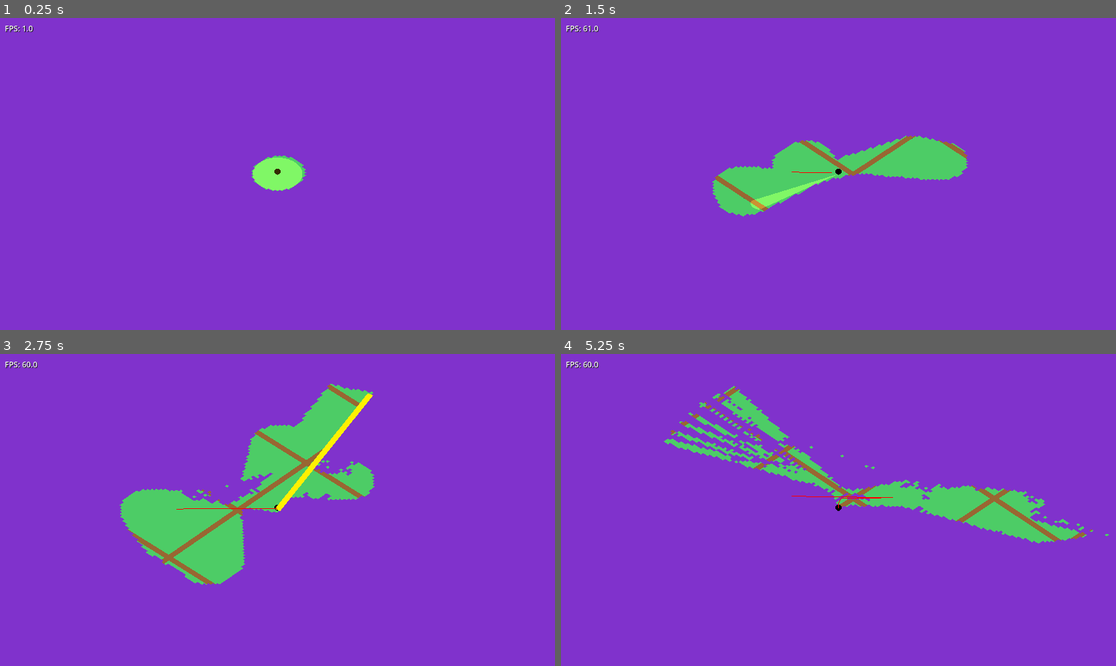
Above: before the commit, frames 1-4 (two rows, left to right).
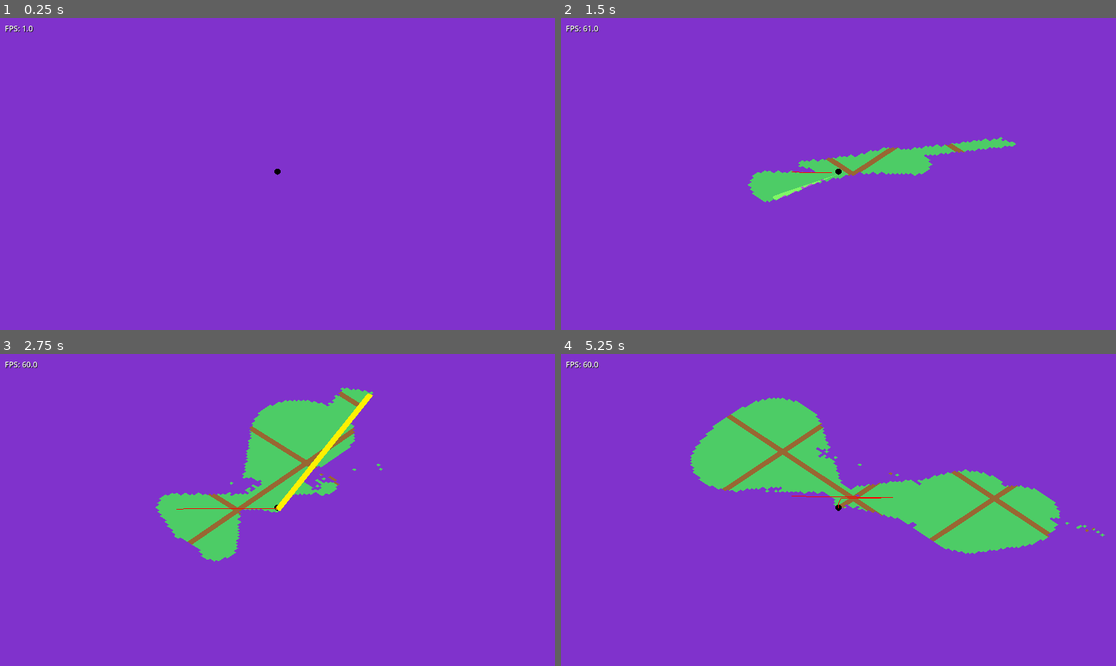
Above: after the commit, the same moments.

Repository: emersonh16/dastardlyfuck
Game: Godot game, scene res://scenes/test/test_miasma.tscn
The game is run twice, just before and just after one commit, with the same random seed, the same clock (stepped at 60 frames per second) and the same inputs.
Inputs (mouse positions are in pixels of both pictures, inside the frame that each line leads up to):
- Up to frame 1 (0.25 s): no input
- Up to frame 2 (1.5 s): tap Enter at 0.5 s; move the mouse to (960, 158) at 0.52 s; hold Right (ui_right) 0.53-1.25 s; tap 6 at 0.6 s; click (960, 158) at 0.67 s; tap 4 at 0.8 s; drag from (727, 189) to (810, 236) at 1.27 s
- Up to frame 3 (2.75 s): move the mouse to (333, 441) at 2.02 s; hold Right (ui_right) from 2.03 s (still down); tap 5 at 2.1 s; click (333, 441) at 2.17 s; tap 6 at 2.3 s
- Up to frame 4 (5.25 s): release Right (ui_right) at 2.75 s; drag from (810, 572) to (672, 463) at 2.77 s; move the mouse to (1005, 556) at 3.52 s; hold Left (ui_left) 3.53-4.25 s; tap 4 at 3.6 s; click (1005, 556) at 3.67 s; tap 5 at 3.8 s; drag from (672, 463) to (755, 432) at 4.27 s; move the mouse to (866, 510) at 5.02 s; hold Down (ui_down) from 5.03 s (still down); tap 1 at 5.1 s; click (866, 510) at 5.17 s

The runs differ from the first frame. In frame 1, 0.8% of the frame differs, in the area x 45-56%, y 44-56%; in frame 2, 3.3%; in frame 3, 5.1%; in frame 4, 8.2%, in the area x 18-99%, y 10-65%.

Commit message:
try again

Diff:
--- a/scripts/beam/beam_input.gd
+++ b/scripts/beam/beam_input.gd
@@ -5,12 +5,13 @@
 
 var beam_manager: Node = null
 
-# Mode order for cycling (OFF → BUBBLE_MIN → BUBBLE_MAX → CONE → LASER)
+# Mode order for cycling (OFF → BUBBLE_MIN → BUBBLE_MAX → CONE_MIN → CONE_MAX → LASER)
 var mode_order = [
 	BeamManager.BeamMode.OFF,
 	BeamManager.BeamMode.BUBBLE_MIN,
 	BeamManager.BeamMode.BUBBLE_MAX,
-	BeamManager.BeamMode.CONE,
+	BeamManager.BeamMode.CONE_MIN,
+	BeamManager.BeamMode.CONE_MAX,
 	BeamManager.BeamMode.LASER
 ]
 
@@ -27,6 +28,7 @@
 		return
 
 	# Mouse wheel - cycle through modes
+	# Note: Mouse wheel events use factor, not pressed
 	if event is InputEventMouseButton:
 		if event.button_index == MOUSE_BUTTON_WHEEL_UP:
 			_cycle_mode(1)  # Forward
@@ -45,8 +47,10 @@
 			KEY_3:
 				beam_manager.set_mode(BeamManager.BeamMode.BUBBLE_MAX)
 			KEY_4:
-				beam_manager.set_mode(BeamManager.BeamMode.CONE)
+				beam_manager.set_mode(BeamManager.BeamMode.CONE_MIN)
 			KEY_5:
+				beam_manager.set_mode(BeamManager.BeamMode.CONE_MAX)
+			KEY_6:
 				beam_manager.set_mode(BeamManager.BeamMode.LASER)
 
 func _cycle_mode(direction: int):
--- a/scripts/beam/simple_beam.gd
+++ b/scripts/beam/simple_beam.gd
@@ -51,7 +51,7 @@
 		BeamManager.BeamMode.BUBBLE_MIN, BeamManager.BeamMode.BUBBLE_MAX:
 			# Continuously clear around player (bubble modes)
 			_clear_bubble(derelict_pos_ground)
-		BeamManager.BeamMode.CONE:
+		BeamManager.BeamMode.CONE_MIN, BeamManager.BeamMode.CONE_MAX:
 			# Continuously clear cone from player toward mouse
 			var mouse_pos = _get_mouse_world_position()
 			if mouse_pos != Vector3.ZERO:
@@ -65,14 +65,18 @@
 		BeamManager.BeamMode.LASER:
 			# Continuously clear laser from player toward mouse
 			var mouse_pos = _get_mouse_world_position()
+			var direction: Vector3
 			if mouse_pos != Vector3.ZERO:
-				var direction = (mouse_pos - derelict_pos_ground)
+				direction = (mouse_pos - derelict_pos_ground)
 				# If direction is too small, use a default direction (forward)
 				if direction.length() < 0.1:
 					direction = Vector3(1, 0, 0)  # Default forward direction
 				else:
 					direction = direction.normalized()
-				_clear_laser(derelict_pos_ground, direction)
+			else:
+				# Mouse position unavailable, use default forward direction
+				direction = Vector3(1, 0, 0)
+			_clear_laser(derelict_pos_ground, direction)
 		BeamManager.BeamMode.OFF:
 			# No clearing
 			pass
--- a/scripts/managers/beam_manager.gd
+++ b/scripts/managers/beam_manager.gd
@@ -8,19 +8,22 @@
 	OFF,
 	BUBBLE_MIN,
 	BUBBLE_MAX,
-	CONE,
+	CONE_MIN,
+	CONE_MAX,
 	LASER
 }
 
 # Current state
-var current_mode: BeamMode = BeamMode.BUBBLE_MIN
+var current_mode: BeamMode = BeamMode.OFF  # Start at OFF (first in scroll order)
 var beam_level: int = 1
 
 # Beam parameters (from JS design)
 const BUBBLE_MIN_RADIUS = 16.0  # World units (halved from original 48.0)
 const BUBBLE_MAX_RADIUS = 32.0  # World units (halved from original 96.0)
-const CONE_LENGTH = 64.0
-const CONE_ANGLE_DEG = 32.0
+const CONE_MIN_LENGTH = 48.0
+const CONE_MIN_ANGLE_DEG = 24.0
+const CONE_MAX_LENGTH = 80.0
+const CONE_MAX_ANGLE_DEG = 40.0
 const LASER_LENGTH = 128.0
 const LASER_THICKNESS = 4.0
 
@@ -118,13 +121,20 @@
 		radius = 2.0
 
 	# Always clear at least at origin
-	for i in range(num_stamps):
-		var t = float(i) / float(num_stamps - 1) if num_stamps > 1 else 0.0
-		var distance = t * length
-		var stamp_pos = origin + dir * distance
+	# Fix: Ensure we always clear, even if num_stamps is 1
+	if num_stamps == 1:
+		# Single stamp at origin
+		var cleared = miasma_manager.clear_area(origin, radius)
+		total_cleared += cleared
+	else:
+		# Multiple stamps along the path
+		for i in range(num_stamps):
+			var t = float(i) / float(num_stamps - 1)
+			var distance = t * length
+			var stamp_pos = origin + dir * distance
 
-		var cleared = miasma_manager.clear_area(stamp_pos, radius)
-		total_cleared += cleared
+			var cleared = miasma_manager.clear_area(stamp_pos, radius)
+			total_cleared += cleared
 
 	if total_cleared > 0:
 		beam_fired.emit(origin, length)
@@ -138,8 +148,10 @@
 			return {"radius": BUBBLE_MIN_RADIUS, "shape": "circle"}
 		BeamMode.BUBBLE_MAX:
 			return {"radius": BUBBLE_MAX_RADIUS, "shape": "circle"}
-		BeamMode.CONE:
-			return {"length": CONE_LENGTH, "angle": CONE_ANGLE_DEG, "shape": "cone"}
+		BeamMode.CONE_MIN:
+			return {"length": CONE_MIN_LENGTH, "angle": CONE_MIN_ANGLE_DEG, "shape": "cone"}
+		BeamMode.CONE_MAX:
+			return {"length": CONE_MAX_LENGTH, "angle": CONE_MAX_ANGLE_DEG, "shape": "cone"}
 		BeamMode.LASER:
 			return {"length": LASER_LENGTH, "thickness": LASER_THICKNESS, "shape": "line"}
 		_:
--- a/scripts/renderers/beam_renderer.gd
+++ b/scripts/renderers/beam_renderer.gd
@@ -126,7 +126,7 @@
 
 	# Rotate cone/laser toward mouse (only Y rotation - keep it flat/2D)
 	var current_mode = beam_manager.get_mode()
-	if current_mode == BeamManager.BeamMode.CONE or current_mode == BeamManager.BeamMode.LASER:
+	if current_mode == BeamManager.BeamMode.CONE_MIN or current_mode == BeamManager.BeamMode.CONE_MAX or current_mode == BeamManager.BeamMode.LASER:
 		var mouse_pos = _get_mouse_world_position()
 		if mouse_pos != Vector3.ZERO:
 			var direction = (mouse_pos - ground_pos)
@@ -149,7 +149,7 @@
 			beam_mesh_instance.rotation.y = 0  # No rotation for bubble
 			beam_mesh_instance.material_override = beam_material  # Use translucent material
 			beam_mesh_instance.visible = true
-		BeamManager.BeamMode.CONE:
+		BeamManager.BeamMode.CONE_MIN, BeamManager.BeamMode.CONE_MAX:
 			# Create cone visual
 			_update_cone_visual(params.get("length", 64.0), params.get("angle", 32.0))
 			beam_mesh_instance.material_override = beam_material  # Use translucent material
